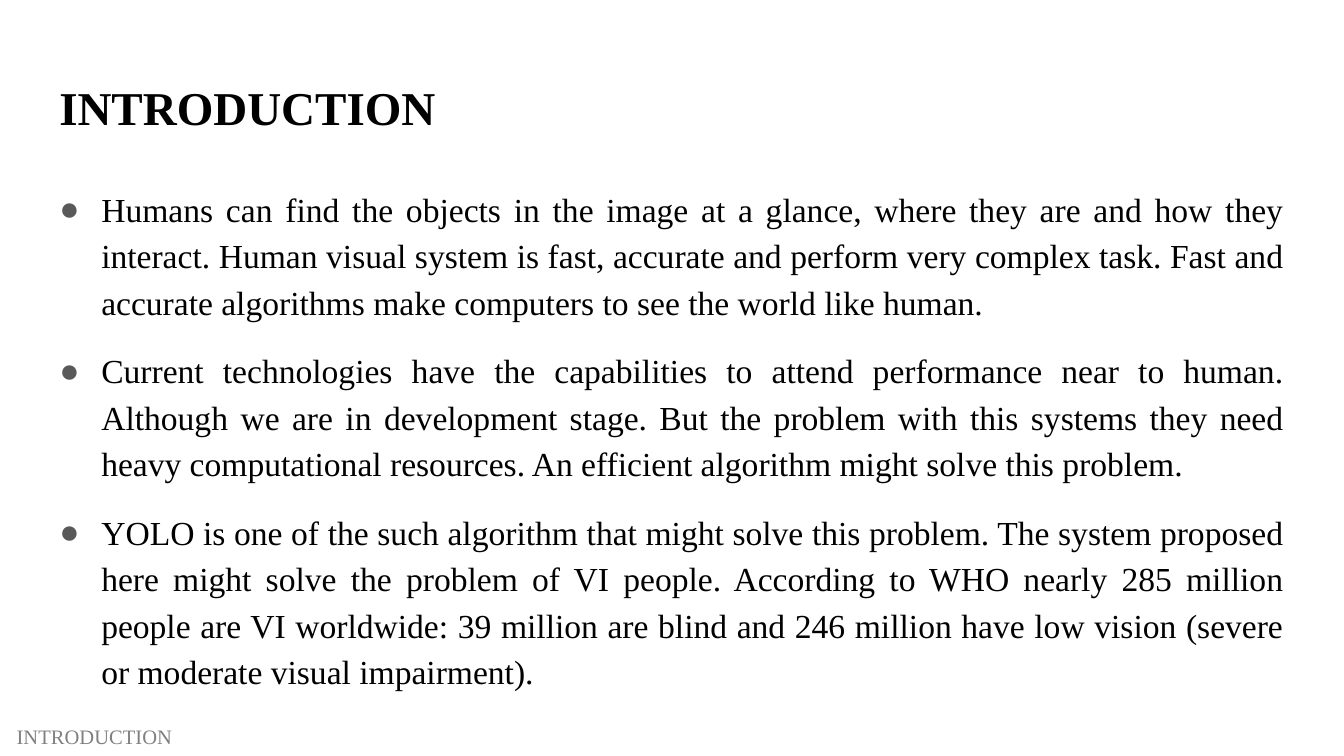
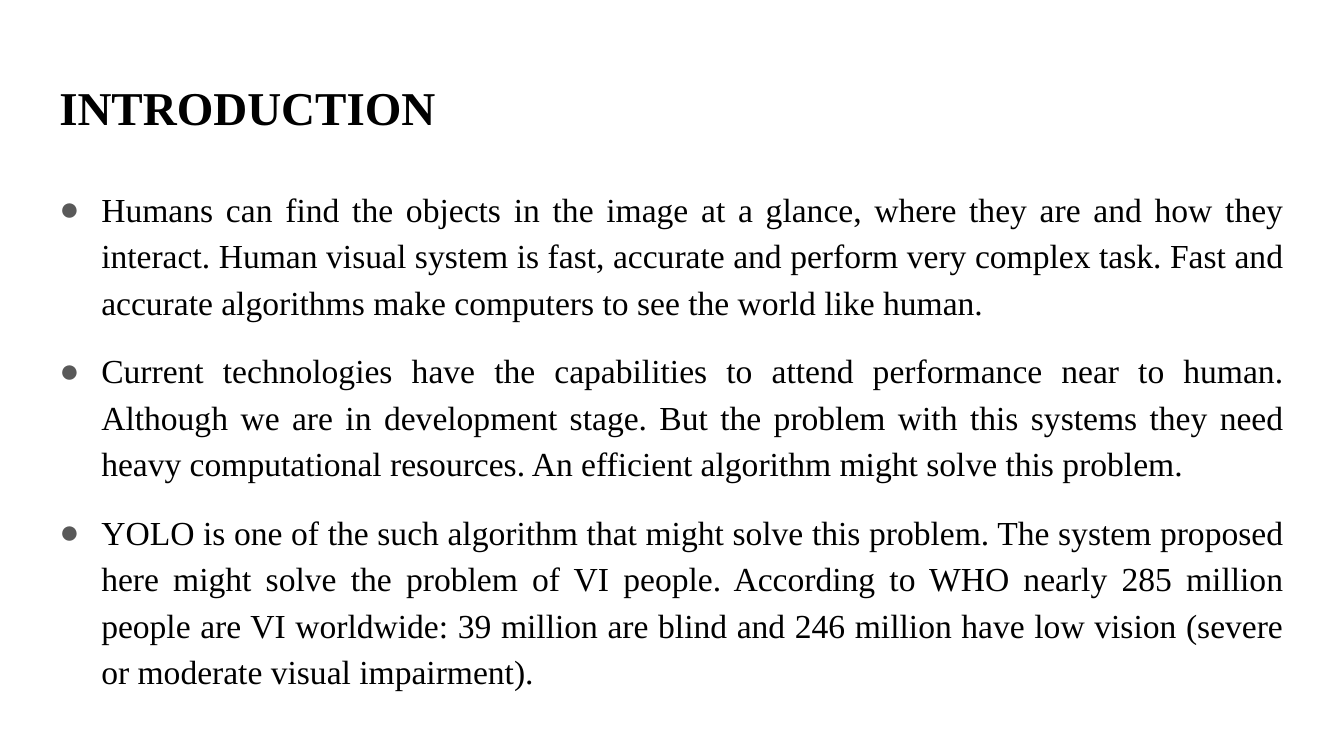
Before and after one commit to balajivijay-tech/project-blindly, a slide deck: slide 3 of presentation 1/POTHOLE DETECTION FOR VISUALLY IMPAIRED USING YOLO V1.pptx. Drawn at 1344x756 pixels with LibreOffice and Linux fonts; fonts in the diff are those of the drawing. Boxes give left, top, right and bottom in pixels: in the first picture for what was removed or moved away, otherwise in the second. Text is boxed around its words. In the diff, an @@ line names an element or a change of style, - is before the commit and + after.

```diff
--- a/presentation 1/POTHOLE DETECTION FOR VISUALLY IMPAIRED USING YOLO V1.pptx
+++ b/presentation 1/POTHOLE DETECTION FOR VISUALLY IMPAIRED USING YOLO V1.pptx
@@ text removed at (17, 730, 172, 744) @@
-INTRODUCTION
```
Also in this commit, not shown: 11 other slides changed.
